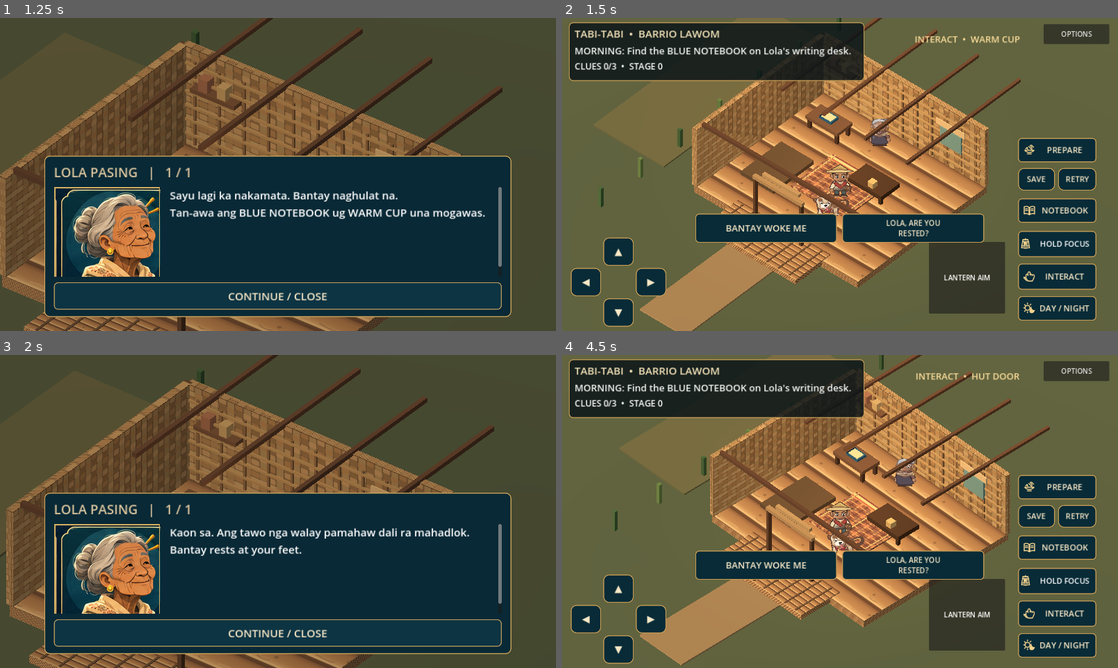
Above: before the commit, frames 1-4 (two rows, left to right).
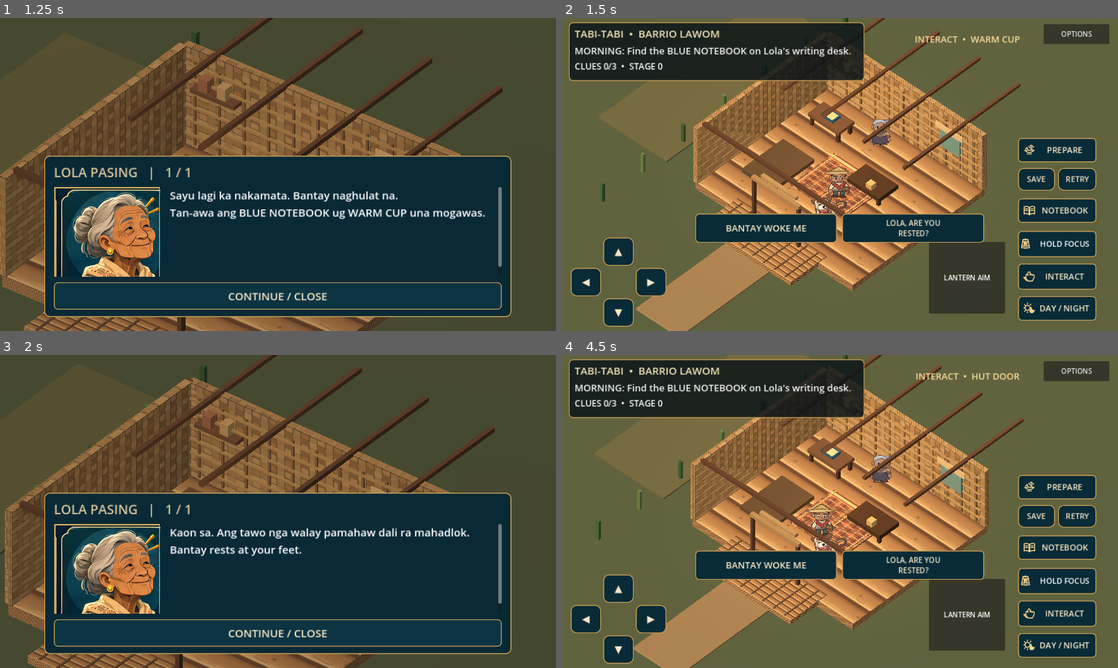
Above: after the commit, the same moments.

Repository: LokiJ07/Tabi-tabi
Game: Godot game, scene res://scenes/title.tscn
Same seed, same stepped clock (60 frames per second), same inputs: the game is played once before the commit and once after it.
Inputs (mouse positions are in pixels of both pictures, inside the frame that each line leads up to):
- Up to frame 1 (1.25 s): click "START GAME" at 0.5 s
- Up to frame 2 (1.5 s): tap Enter (ui_accept) at 1.25 s; move the mouse to (962, 158) at 1.27 s; hold Right (ui_right) from 1.28 s (still down); click (962, 158) at 1.42 s
- Up to frame 3 (2 s): keep holding Right (ui_right); tap Enter (ui_accept) at 1.52 s
- Up to frame 4 (4.5 s): release Right (ui_right) at 2 s; drag from (728, 527) to (812, 574) at 2.02 s; move the mouse to (895, 442) at 2.77 s; hold Right (ui_right) 2.78-3.5 s; drag from (812, 574) to (673, 464) at 3.52 s; tap Enter (ui_accept) at 4.25 s; move the mouse to (1006, 558) at 4.27 s; hold Left (ui_left) from 4.28 s (still down)

Frame 1 is identical in both runs. In frame 2, 12% of the frame differs, in the area x 7-83%, y 0-100%; in frame 3, 4.3%; in frame 4, 22%, in the area x 6-88%, y 0-100%.

Commit message:
fix(night1): keep Lola's cutaway room consistently framed while exploring, preserve dialogue closeups

Diff:
--- a/scripts/main.gd
+++ b/scripts/main.gd
@@ -196,6 +196,16 @@
 		var elder := get_node_or_null(LolaHut.NODE_NAME + "/Lola seated") as Node3D
 		FolkActors.animate_expression(elder, elapsed, speaking_role == "LOLA", preferences.reduced_motion)
 	camera_director.tick(camera, player, delta, preferences.reduced_motion)
+	# Lola's cutaway is a single 9x8m interior. During free exploration,
+	# anchor the view to the room (not every player step) so furniture, exit,
+	# and 2 rear walls stay composed. Story close-ups are unaffected.
+	if in_lola_hut and not camera_director.is_framing():
+		var room_center: Vector3 = LolaHut.CENTER + Vector3(0, 0.65, 0)
+		var room_camera: Vector3 = room_center + Vector3(12, 17, 12)
+		var smooth: float = 1.0 if preferences.reduced_motion else clampf(delta * 4.5, 0.0, 1.0)
+		camera.global_position = camera.global_position.lerp(room_camera, smooth)
+		camera.look_at(room_center)
+		camera.size = lerpf(camera.size, 14.7, smooth)
 	RiverBanca.animate(river_boat, elapsed, preferences.reduced_motion)
 	elapsed += delta
 	if is_night and santelmo != null:
